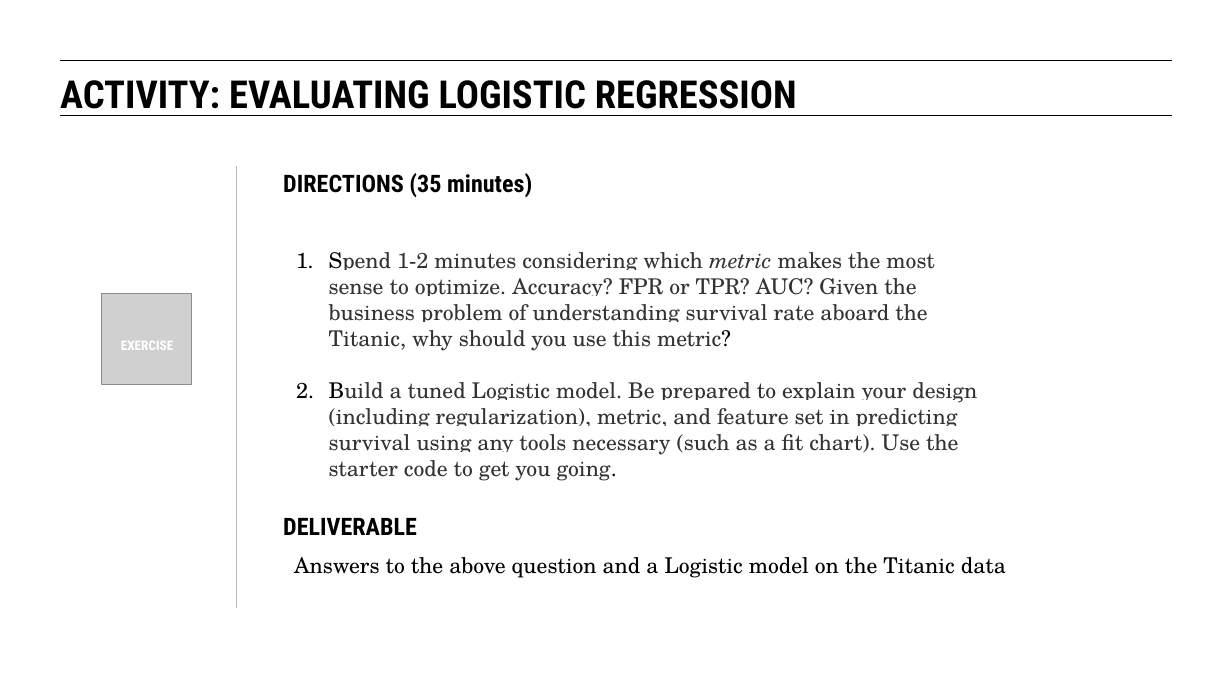
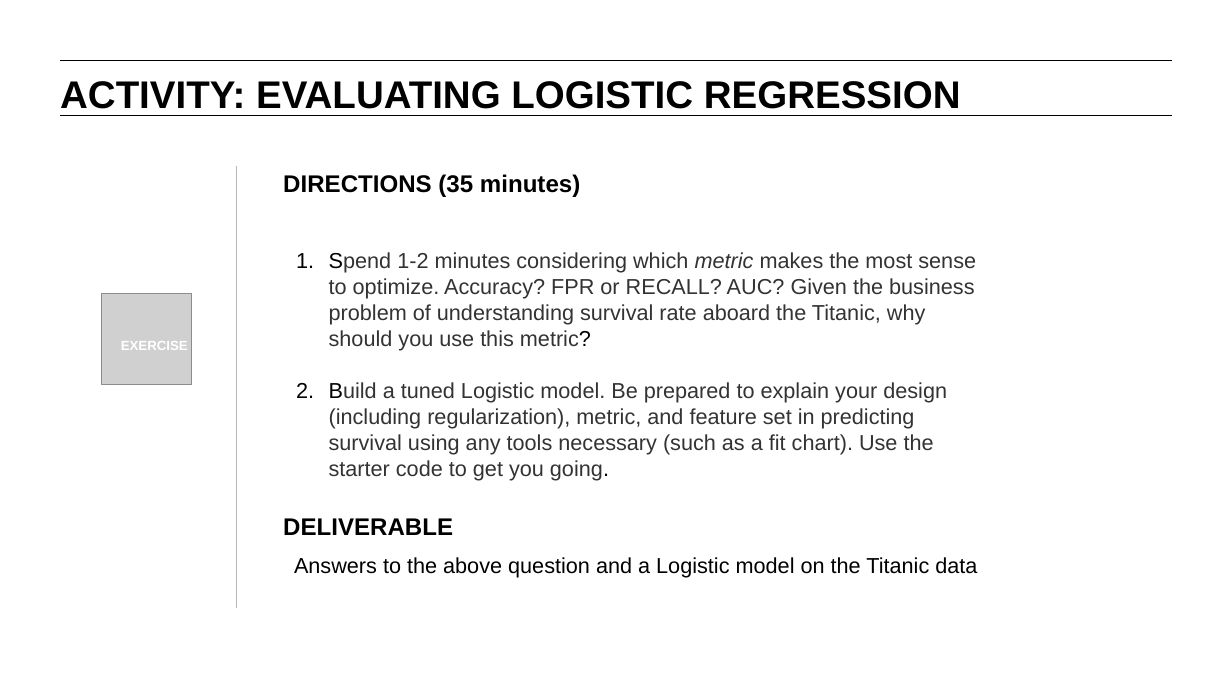
Before and after one commit to JamiesHQ/GA-MyDSRepo, a slide deck: slide 52 of lesson-9/09-intro-to-logistic-regression.pptx (slide 61 before the commit). Drawn at 1232x692 pixels with LibreOffice and Linux fonts; fonts in the diff are those of the drawing; grey boxes stand for pictures. Boxes give left, top, right and bottom in pixels: in the first picture for what was removed or moved away, otherwise in the second. Text is boxed around its words. In the diff, an @@ line names an element or a change of style, - is before the commit and + after.

```diff
--- a/lesson-9/09-intro-to-logistic-regression.pptx
+++ b/lesson-9/09-intro-to-logistic-regression.pptx
@@ font Roboto Condensed to Arial in 4 elements at (x1=121, y1=341, x2=188, y2=350), (x1=283, y1=518, x2=453, y2=535), (x1=283, y1=174, x2=580, y2=197), (x1=60, y1=81, x2=961, y2=109) @@
@@ text at (x1=329, y1=252, x2=976, y2=351): text changed; font TeX Gyre Schola to Arial @@
-1. Spend 1-2 minutes considering which metric makes the most sense to optimize. Accuracy? FPR or TPR? AUC? Given the business problem of understanding survival rate aboard the Titanic, why should you use this metric?
+1. Spend 1-2 minutes considering which metric makes the most sense to optimize. Accuracy? FPR or RECALL? AUC? Given the business problem of understanding survival rate aboard the Titanic, why should you use this metric?
@@ text at (x1=329, y1=382, x2=947, y2=481): font TeX Gyre Schola to Arial in "Build a tuned Logistic model. Be prepared ..." @@
@@ text "Answers to the above question ..." at (x1=294, y1=557, x2=977, y2=578): font TeX Gyre Schola to Arial @@
```
Also in this commit, not shown: 46 other slides changed, 8 slides added, 21 slides removed, 39 other files.
